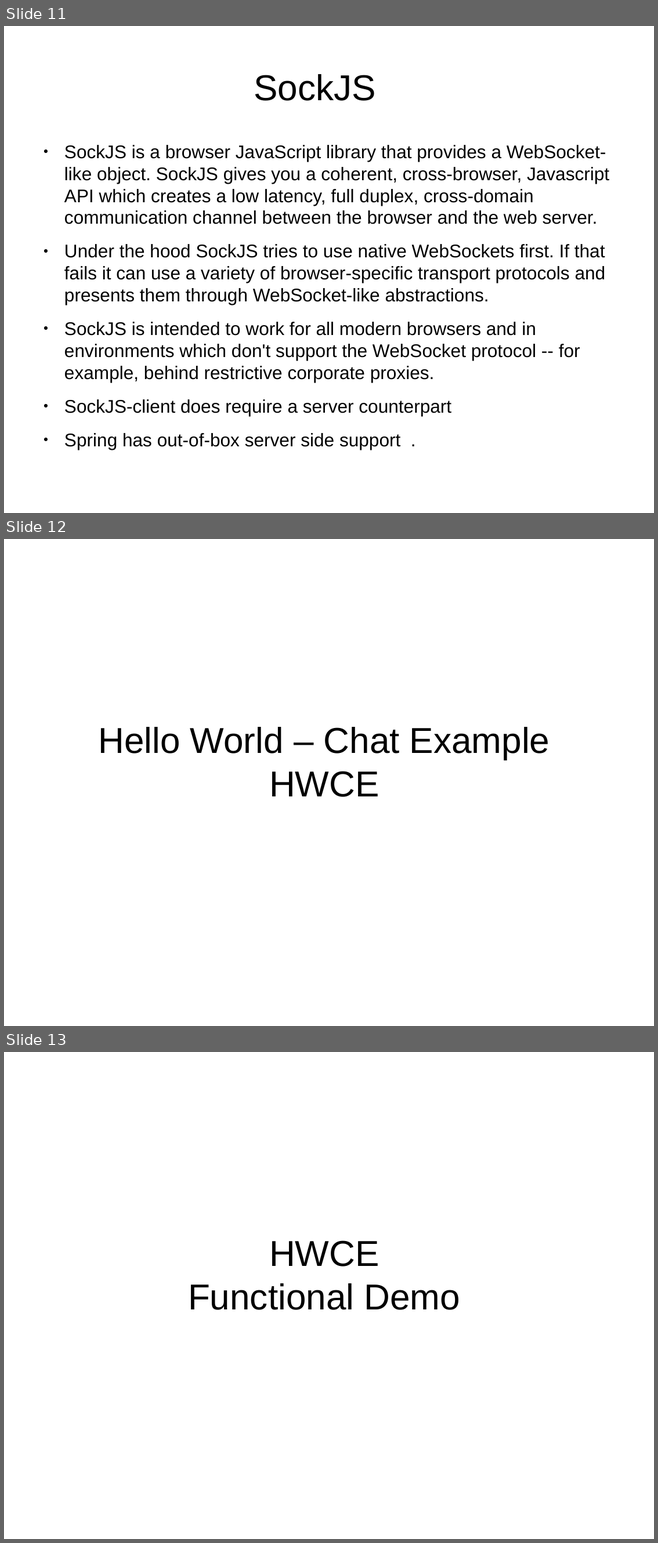
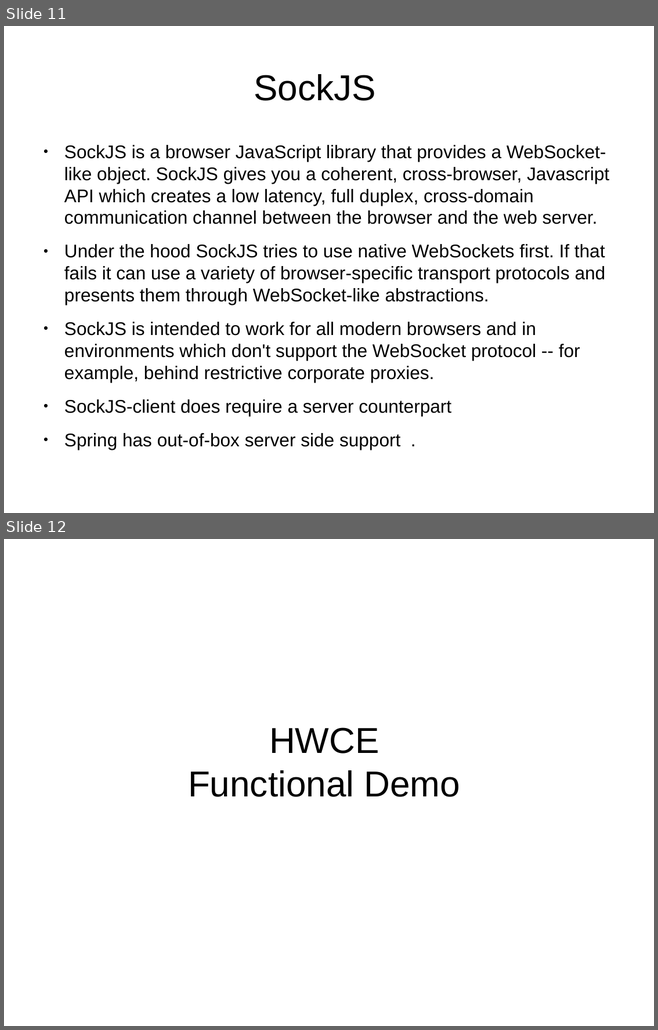
Before and after one commit to Tinvention/Training-websocket-with-spring, a slide deck: websocket-with-spring.odp. Shown one above the other, each under a label of ours: slides 11, 12 and 13 before the commit, slides 11 and 12 after it. The pictures are 658x1543 and 658x1030 pixels, drawn with LibreOffice and Linux fonts; fonts in the diff are those of the drawing; background and template pictures are left out. Boxes give left, top, right and bottom in pixels: in the first picture for what was removed or moved away, otherwise in the second. Text is boxed around its words. In the diff, an @@ line names an element or a change of style, - is before the commit and + after.

```diff
--- a/websocket-with-spring.odp
+++ b/websocket-with-spring.odp
@@ slide 12 removed at (4,539,654,1026), background #FFFFFF @@
@@ title removed at (98,727,549,797) @@
-Hello World – Chat Example
-HWCE
@@ what was slide 13 is now slide 12 @@
```
Also in this commit, not shown: 1 slide changed, 3 other files.
